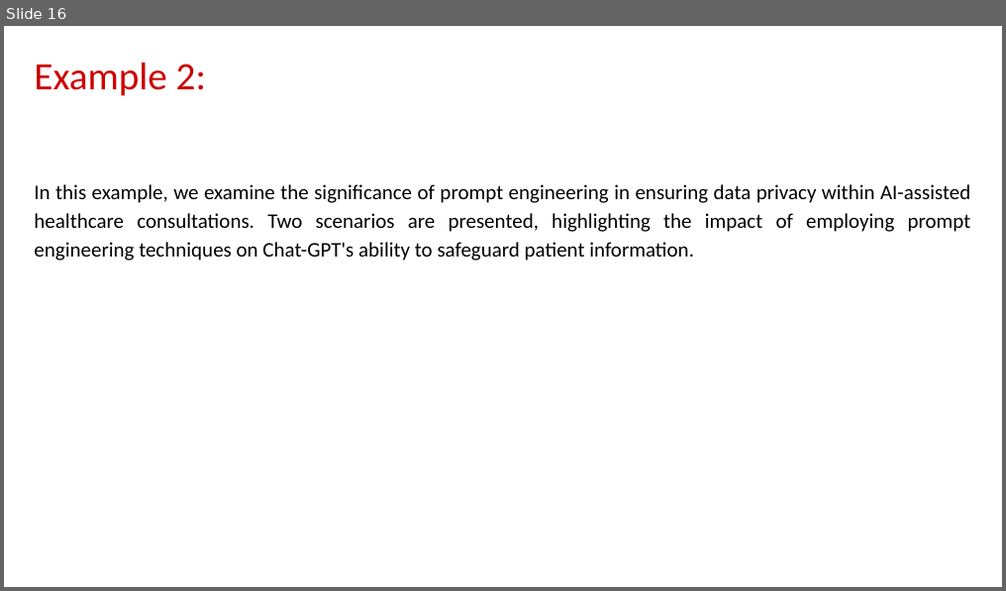
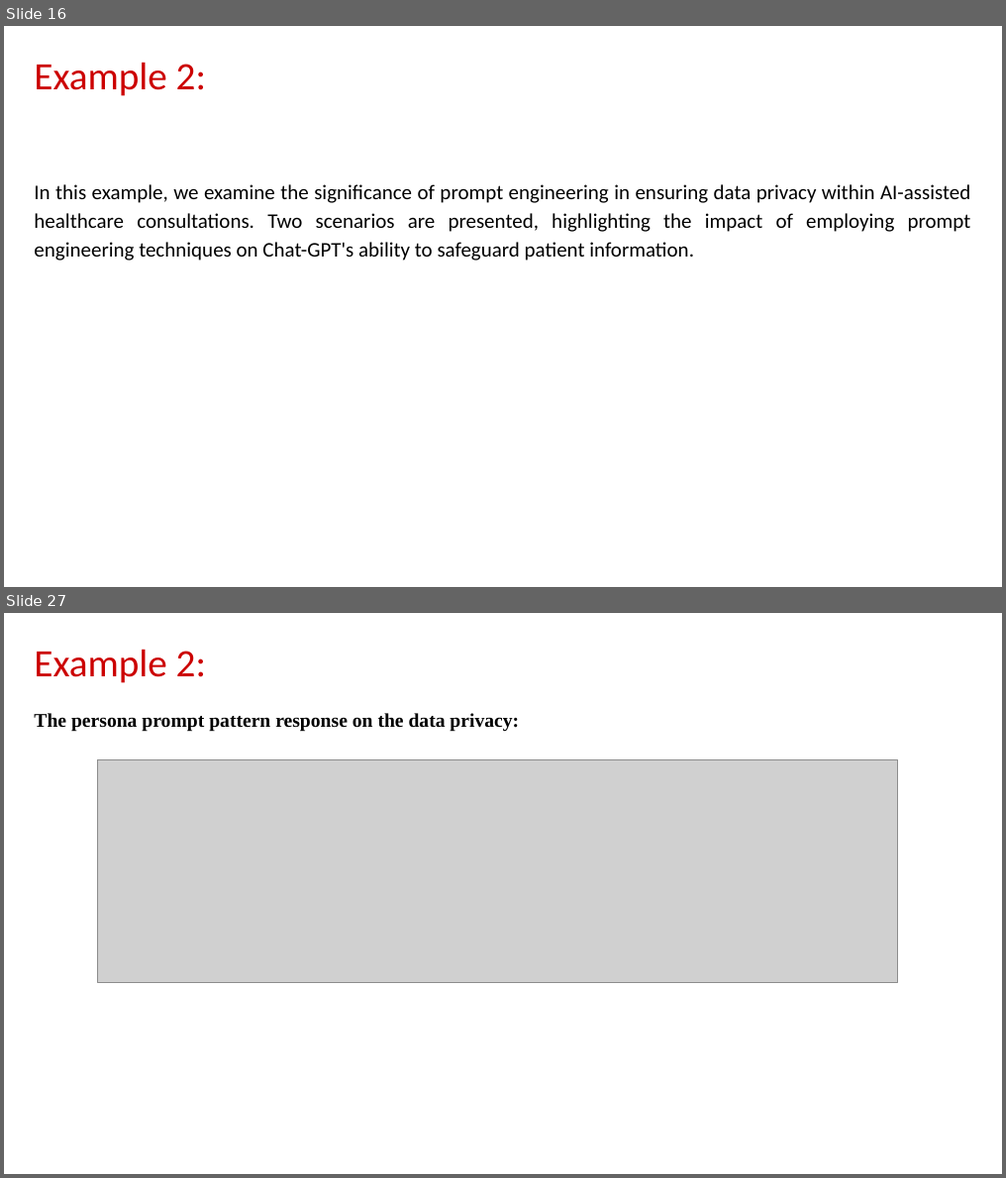
Before and after one commit to Humanitariansai/OPT, a slide deck: PROMPT_ENGINEERING_AND_AI/caseStudies/Medical_Diagnosis_With_Prompt_Engineering/Insights_on AI_and_Prompt_Engineering.pptx. Shown one above the other, each under a label of ours: slide 16 before the commit, slides 16 and 27 after it; the slides between them are not shown. The pictures are 1006x591 and 1006x1178 pixels, drawn with LibreOffice and Linux fonts; fonts in the diff are those of the drawing; grey boxes stand for pictures. Boxes give left, top, right and bottom in pixels: in the first picture for what was removed or moved away, otherwise in the second. Text is boxed around its words. In the diff, an @@ line names an element or a change of style, - is before the commit and + after.

```diff
--- a/PROMPT_ENGINEERING_AND_AI/caseStudies/Medical_Diagnosis_With_Prompt_Engineering/Insights_on AI_and_Prompt_Engineering.pptx
+++ b/PROMPT_ENGINEERING_AND_AI/caseStudies/Medical_Diagnosis_With_Prompt_Engineering/Insights_on AI_and_Prompt_Engineering.pptx
@@ slide 27 added at box(4, 613, 1002, 1174), background #FFFFFF @@
@@ title added at box(34, 649, 206, 683), 28 pt, text #CC0000 @@
+Example 2:
@@ subtitle added at box(34, 713, 519, 732), 14 pt, text #000000, bold @@
+The persona prompt pattern response on the data privacy:
@@ picture added at box(98, 760, 898, 982) @@
```
Also in this commit, not shown: 6 slides changed, 9 other slides added, 2 other files.
